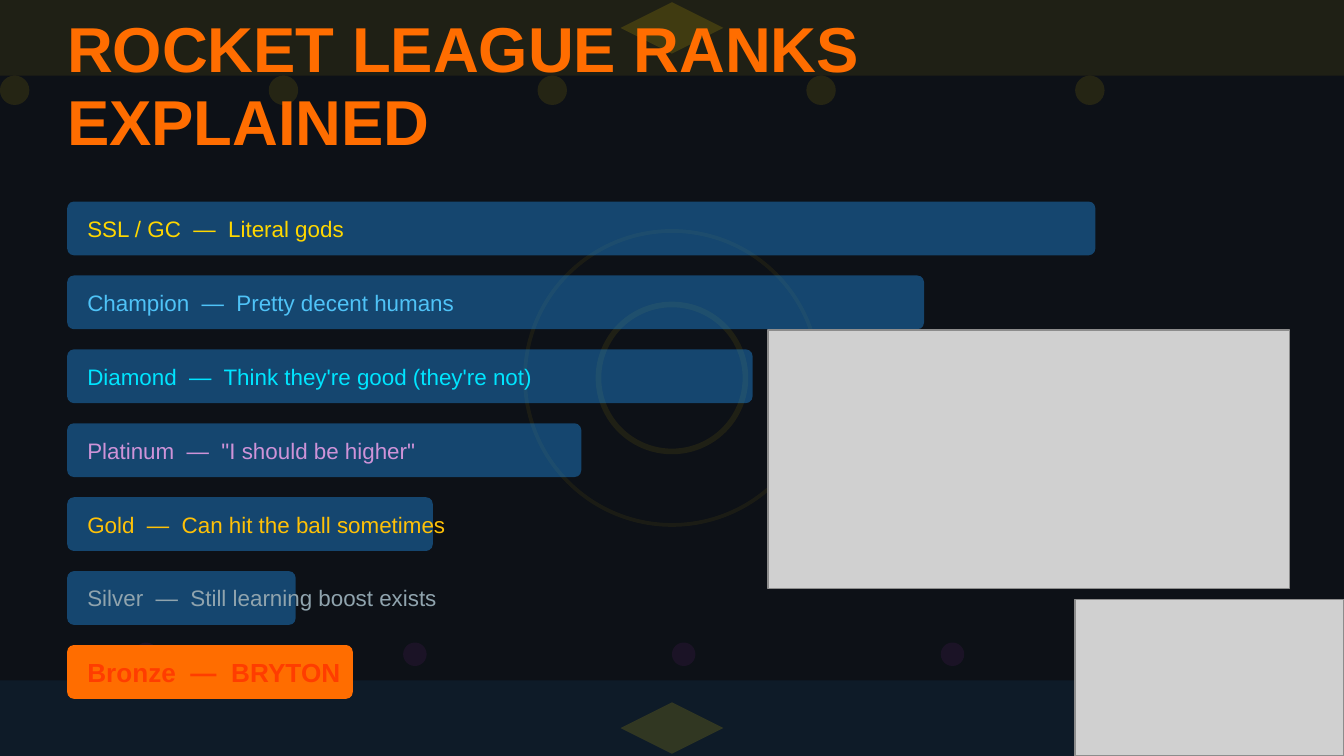
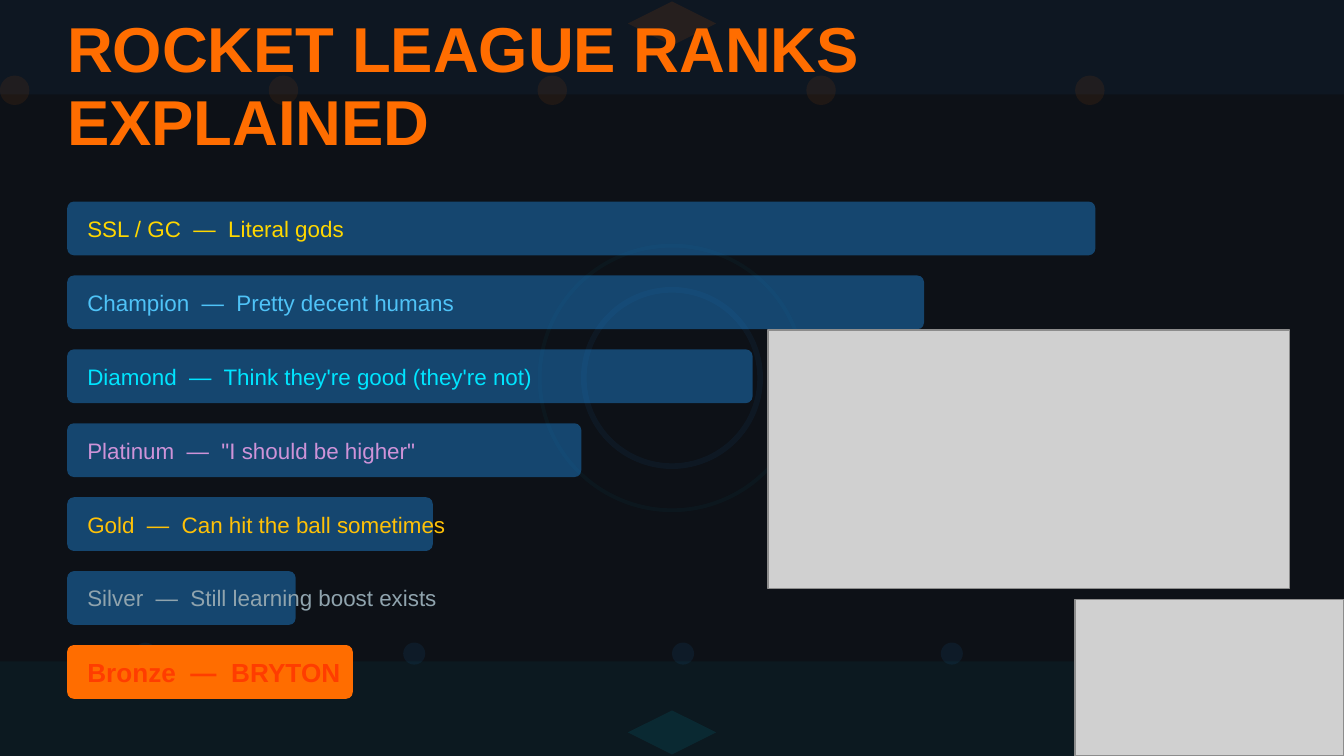
Before and after one commit to coenheinrich-beep/landscape-site-1, a slide deck: slide 2 of rl_bachelor_extra.pptx. Drawn at 1344x756 pixels with LibreOffice and Linux fonts; fonts in the diff are those of the drawing; grey boxes stand for pictures. Boxes give left, top, right and bottom in pixels: in the first picture for what was removed or moved away, otherwise in the second. Text is boxed around its words. In the diff, an @@ line names an element or a change of style, - is before the commit and + after.

```diff
--- a/rl_bachelor_extra.pptx
+++ b/rl_bachelor_extra.pptx
@@ rectangle: place and size @@
-rectangle at bbox=[0, 0, 1344, 75]
+rectangle at bbox=[0, 0, 1344, 94]
@@ rectangle at bbox=[0, 0, 1344, 94]: fill #FFD700 at 8% opacity to #2196F3 at 5% opacity @@
@@ diamond: place and size @@
-diamond at bbox=[621, 3, 724, 54]
+diamond at bbox=[628, 1, 716, 46]
@@ diamond at bbox=[628, 1, 716, 46]: fill #FFD700 at 15% opacity to #FF6D00 at 10% opacity @@
@@ fill #FFD700 at 10% opacity to #FF6D00 at 8% opacity in 5 elements at bbox=[0, 75, 30, 105], bbox=[269, 75, 298, 105], bbox=[538, 75, 567, 105], bbox=[806, 75, 836, 105], bbox=[1075, 75, 1105, 105] @@
@@ ellipse: place and size @@
-ellipse at bbox=[526, 231, 820, 526]
+ellipse at bbox=[540, 246, 805, 511]
@@ ellipse at bbox=[540, 246, 805, 511]: outline #FFD700 2 pt to #00BCD4 2 pt @@
@@ ellipse: place and size @@
-ellipse at bbox=[598, 305, 745, 452]
+ellipse at bbox=[583, 290, 759, 466]
@@ ellipse at bbox=[583, 290, 759, 466]: outline #FFD700 3 pt to #2196F3 3 pt @@
@@ fill #9C27B0 at 10% opacity to #2196F3 at 8% opacity in 3 elements at bbox=[403, 642, 425, 664], bbox=[672, 642, 694, 664], bbox=[941, 642, 962, 664] @@
@@ rectangle: place and size @@
-rectangle at bbox=[0, 680, 1344, 755]
+rectangle at bbox=[0, 661, 1344, 755]
@@ rectangle at bbox=[0, 661, 1344, 755]: fill #2196F3 at 8% opacity to #00BCD4 at 5% opacity @@
@@ diamond: place and size @@
-diamond at bbox=[621, 703, 724, 754]
+diamond at bbox=[628, 711, 716, 755]
@@ diamond at bbox=[628, 711, 716, 755]: fill #FFD700 at 15% opacity to #00BCD4 at 10% opacity @@
```
Also in this commit, not shown: 8 other slides changed, 1 other file.
